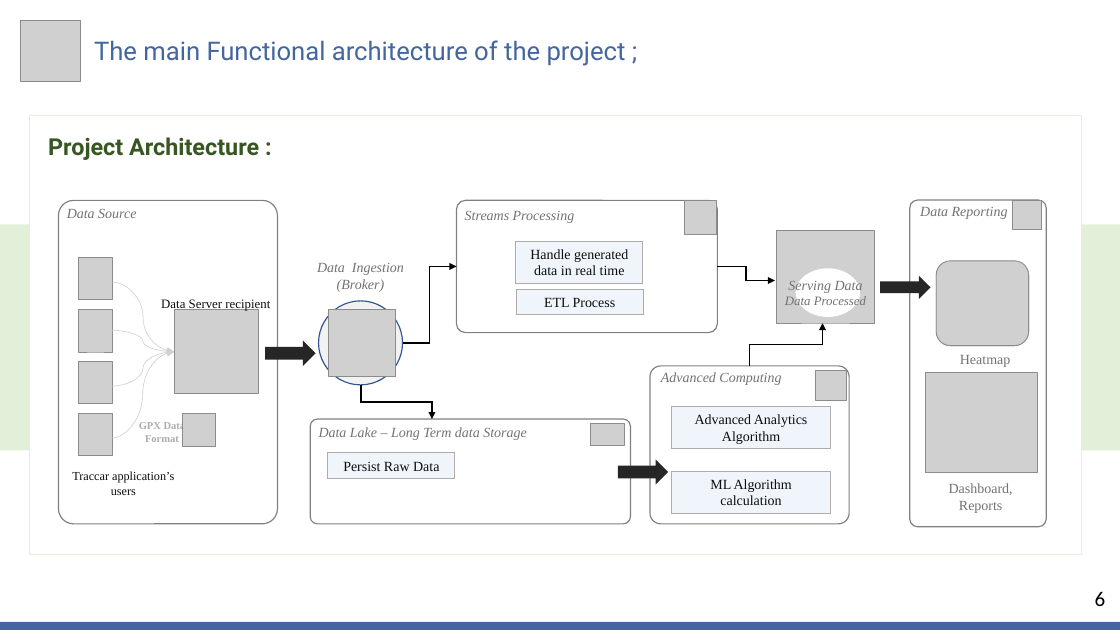
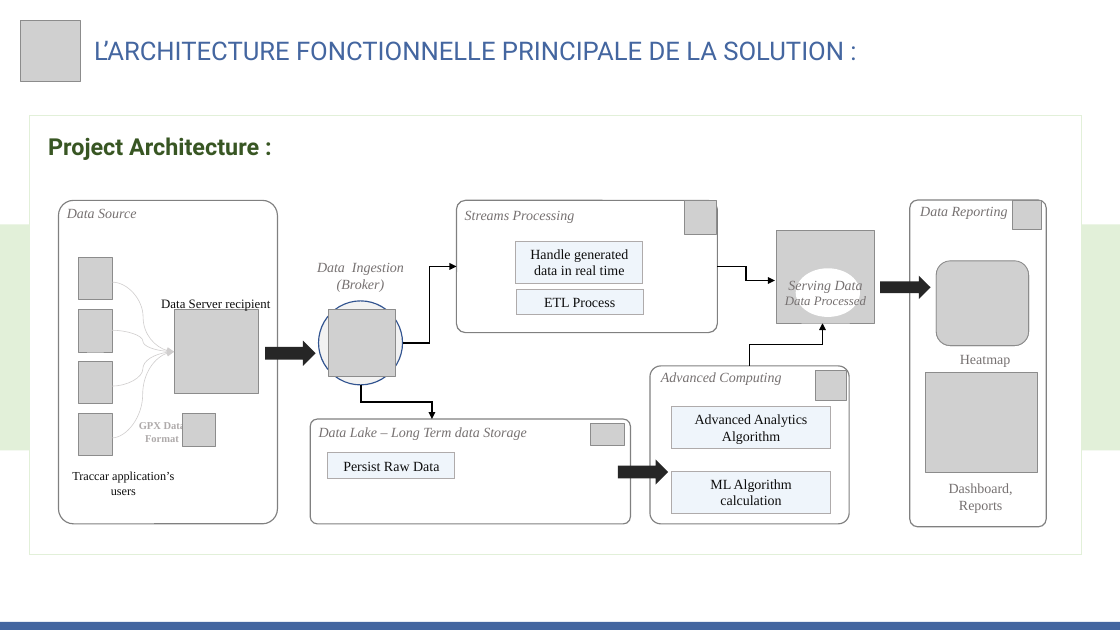
Before and after one commit to MiSalah/Real-Time-Data-Streaming-Analytics-System-for-tracking-Pedestrians, a slide deck: slide 12 of Progress' Presentations/Etat d'avancement - S1.pptx (slide 6 before the commit). Drawn at 1120x630 pixels with LibreOffice and Linux fonts; fonts in the diff are those of the drawing; grey boxes stand for pictures; background and template pictures are left out. Boxes give left, top, right and bottom in pixels: in the first picture for what was removed or moved away, otherwise in the second. Text is boxed around its words. In the diff, an @@ line names an element or a change of style, - is before the commit and + after.

```diff
--- a/Progress' Presentations/Etat d'avancement - S1.pptx
+++ b/Progress' Presentations/Etat d'avancement - S1.pptx
@@ text at (x1=94, y1=40, x2=844, y2=61): text changed @@
-The main Functional architecture of the project ;
+L’ARCHITECTURE FONCTIONNELLE PRINCIPALE DE LA SOLUTION :
@@ text removed at (x1=1095, y1=591, x2=1106, y2=606) @@
-6
```
Also in this commit, not shown: 2 other slides changed, 11 slides added, 4 slides removed, 2 other files.
